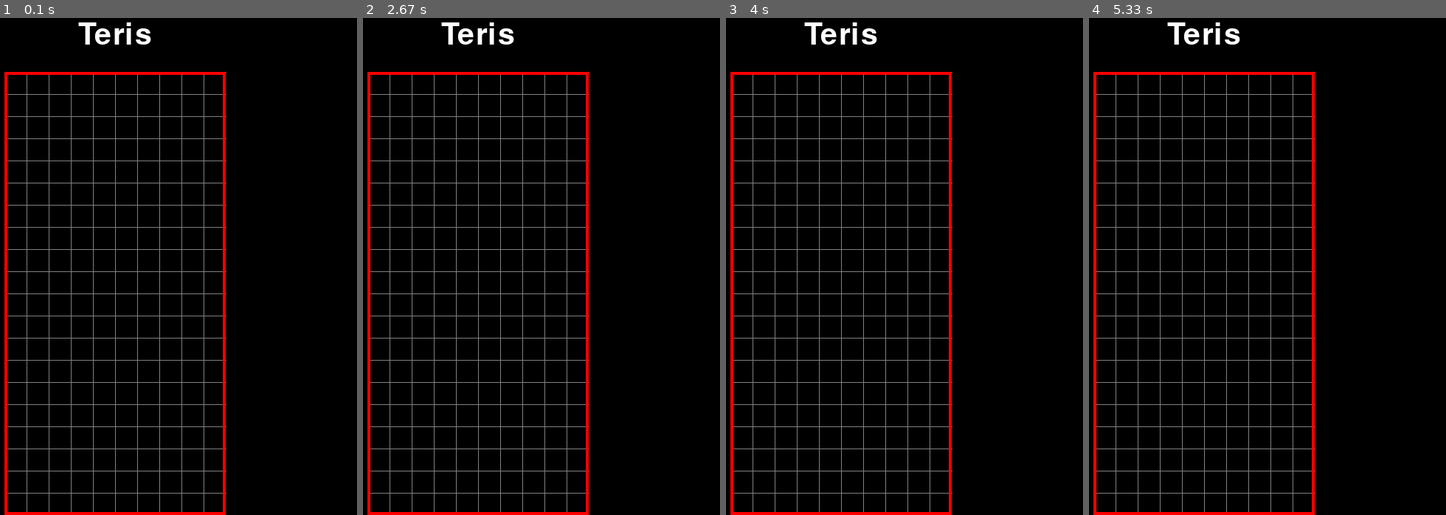
Above: before the commit, frames 1-4 (left to right).
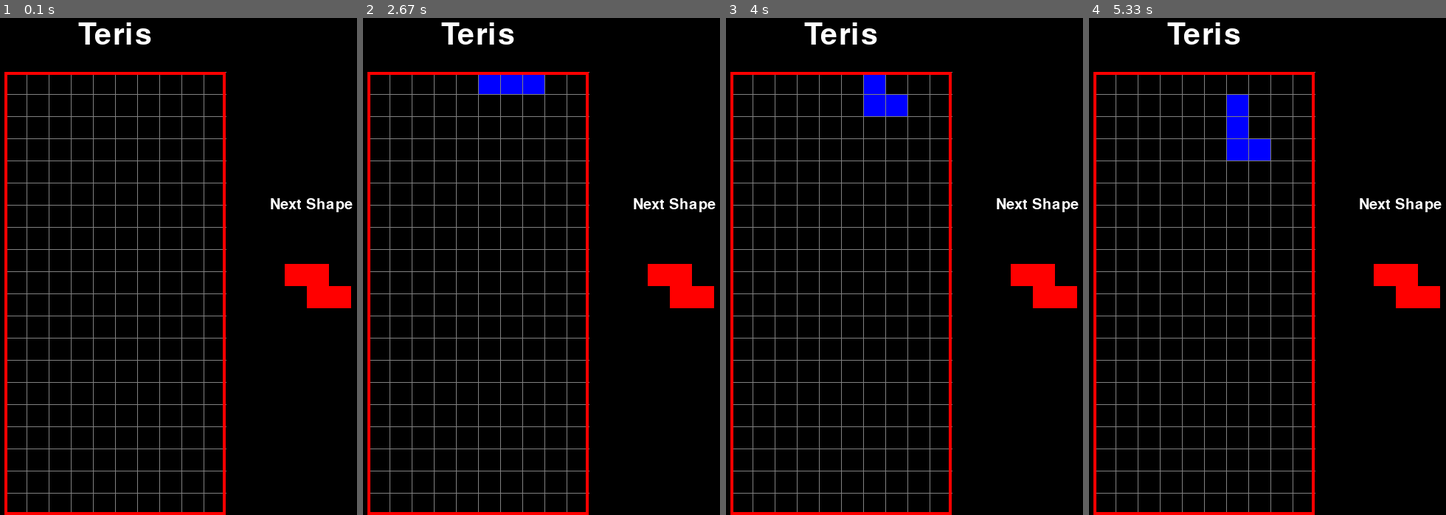
Above: after the commit, the same moments.

Repository: NiksanGeorgiev/Python_Learning
Game: pygame game, started from Games/Tetris/main.py
The game is run twice, just before and just after one commit, with the same random seed, the same clock (stepped at 60 frames per second) and the same inputs.
Inputs:
- Up to frame 1 (0.1 s): no input
- Up to frame 2 (2.67 s): hold Right 0.33-0.8 s; hold Down from 2.4 s (still down)
- Up to frame 3 (4 s): release Down at 2.87 s; hold Left 2.9-3.3 s; hold Up 3.33-3.7 s; hold Right from 3.73 s (still down)
- Up to frame 4 (5.33 s): release Right at 4.37 s; hold Down 4.4-4.77 s; hold Left 4.8-5.27 s; hold Right from 5.3 s (still down)

The runs differ from the first frame. In frame 1, 1.4% of the frame differs, in the area x 75-99%, y 36-59%; in frame 2, 2.1%; in frame 3, 2.1%; in frame 4, 2.4%, in the area x 38-99%, y 15-59%.

Commit message:
Finished game without score and menu

Diff:
--- a/Games/Tetris/main.py
+++ b/Games/Tetris/main.py
@@ -157,13 +157,39 @@
     return grid
 
 def convert_shape_format(shape):
-    pass
+    positions = []
+    format = shape.shape[shape.rotation % len(shape.shape)]
+
+    for i, line in enumerate(format):
+        row = list(line)
+        for j, column in enumerate(row):
+            if column == '0':
+                positions.append((shape.x + j, shape.y + i))
+
+    for i, pos in enumerate(positions):
+        positions[i] = (pos[0] - 2, pos[1] - 4)
+
+    return positions
 
 def valid_space(shape, grid):
-    pass
+    acceptedPos =[[(j,i) for j in range(10) if grid[i][j] == (0,0,0)] for i in range(20)]
+    acceptedPos = [j for sub in acceptedPos for j in sub]
+
+    formated = convert_shape_format(shape)
+
+    for pos in formated:
+        if pos not in acceptedPos:
+            if pos[1] > -1:
+                return False
+    return True
+
 
 def check_lost(positions):
-    pass
+    for pos in positions:
+        x, y = pos
+        if y < 1:
+            return True
+    return False
 
 def get_shape():
     return Piece(5, 0, random.choice(shapes))
@@ -183,10 +209,41 @@
 
 
 def clear_rows(grid, locked):
-    pass
+    inc = 0
+    for i in range(len(grid)-1, -1 ,-1):
+        row = grid[i]
+        if (0,0,0) not in row:
+            inc += 1
+            ind = i
+            for j in range(len(row)):
+                try:
+                    del locked[(j,i)]
+                except:
+                    continue
+
+    if inc > 0:
+        for key in sorted(list(locked), key = lambda x: x[1])[::-1]:
+            x, y = key
+            if y < ind:
+                newKey = (x , y + inc)
+                locked[newKey] = locked.pop(key)
 
 def draw_next_shape(shape, surface):
-    pass
+    font = pygame.font.SysFont('comicsans', 30)
+    label1 = font.render('Next Shape', 1, (255,255,255))
+
+    sx = top_left_x + play_width + 50
+    sy = top_left_y + play_height/2 -100
+    format = shape.shape[shape.rotation % len(shape.shape)]
+
+    for i,line in enumerate(format):
+        row = list(line)
+        for j, column in enumerate(row):
+            if column =='0':
+                 pygame.draw.rect(surface, shape.color, (sx + j*block_size, sy + i *block_size,block_size,block_size), 0)
+
+
+    surface.blit(label1, (sx + 10, sy - 30))
 
 def draw_window(surface, grid):
     surface.fill((0,0,0))
@@ -200,11 +257,12 @@
         for j in range(len(grid[i])):
             pygame.draw.rect(surface, grid[i][j], (top_left_x + j*block_size, top_left_y + i*block_size, block_size, block_size), 0)
 
+
     draw_grid(surface, grid)
     pygame.draw.rect(surface, (255, 0, 0), (top_left_x, top_left_y, play_width, play_height), 4)
 
 
-    pygame.display.update()
+    #pygame.display.update()
 
 def main(win):
     locked_positions = {}
@@ -216,8 +274,20 @@
     nextPiece = get_shape()
     clock = pygame.time.Clock()
     fallTime = 0
+    fallSpeed = 0.27
 
     while run:
+        grid = create_grid(locked_positions)
+        fallTime += clock.get_rawtime()
+        clock.tick()
+
+        if fallTime/1000 > fallSpeed:
+            fallTime = 0
+            currentPiece.y += 1
+            if not(valid_space(currentPiece, grid) and currentPiece.y > 0):
+                currentPiece.y -= 1
+                change_piece = True
+
         for event in pygame.event.get():
             if event.type == pygame.QUIT:
                 run = False
@@ -240,7 +310,29 @@
                     if not(valid_space(currentPiece, grid)):
                         currentPiece.rotation -= 1
 
+        shapePos = convert_shape_format(currentPiece)
+
+        for i in range(len(shapePos)):
+            x, y = shapePos[i]
+            if y > -1:
+                grid[y][x] = currentPiece.color
+
+        if change_piece:
+            for pos in shapePos:
+                p = (pos[0],pos[1])
+                locked_positions[p] = currentPiece.color
+            currentPiece = nextPiece
+            nextPiece = get_shape()
+            change_piece = False
+            clear_rows(grid, locked_positions)
+
         draw_window(win, grid)
+        draw_next_shape(nextPiece, win)
+        pygame.display.update()
+
+        if check_lost(locked_positions):
+            run = False
+    pygame.display.quit()
 
 
 def main_menu():
